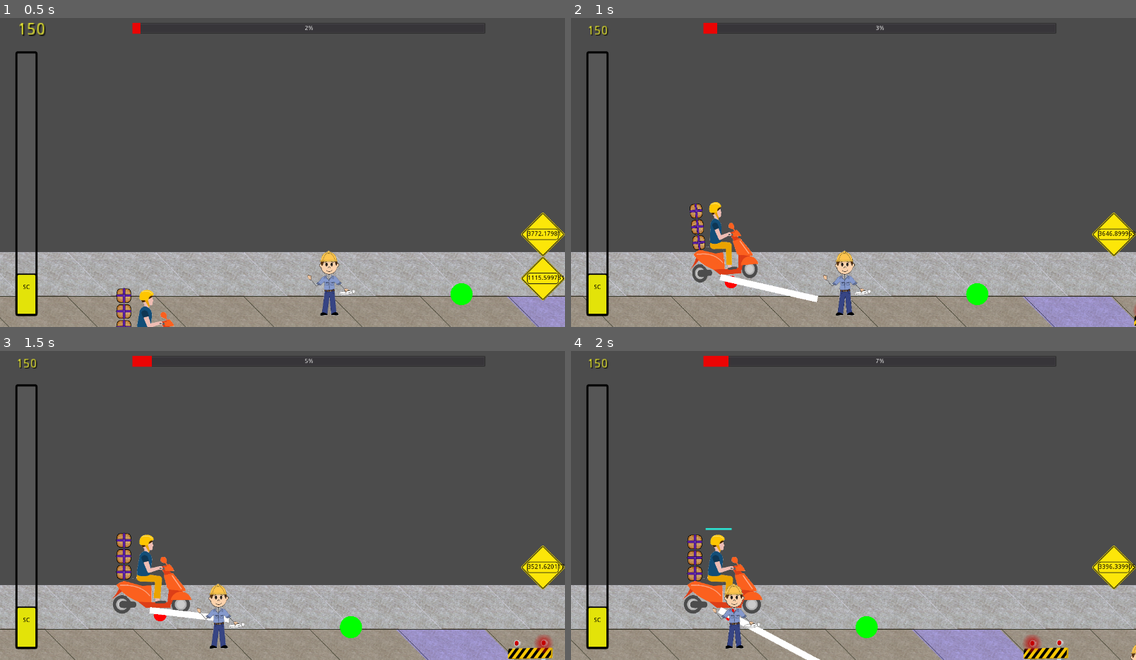
Above: before the commit, frames 1-4 (two rows, left to right).
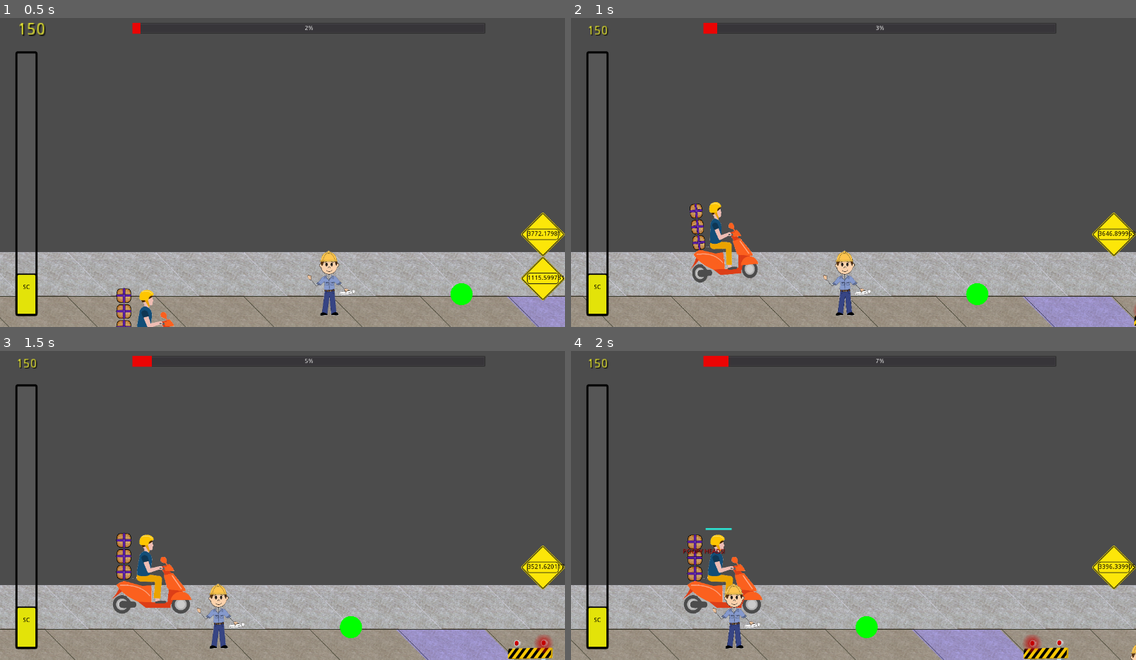
Above: after the commit, the same moments.

Repository: Anatolij-Grigorjev/MopedRebelGO
Game: Godot game, scene res://stages/test/test_stage.tscn
The game is run twice, just before and just after one commit, with the same random seed, the same clock (stepped at 60 frames per second) and the same inputs.
Inputs:
- Up to frame 1 (0.5 s): no input
- Up to frame 2 (1 s): hold W (swerve_up) from 0.53 s (still down); tap P (say_diss) at 0.6 s
- Up to frame 3 (1.5 s): keep holding W (swerve_up); tap O (diss_target_above) at 1.35 s
- Up to frame 4 (2 s): keep holding W (swerve_up); tap P (say_diss) at 1.55 s

Frame 1 is identical in both runs. In frame 2, 0.4% of the frame differs, in the area x 26-44%, y 82-93%; in frame 3, 0.3%; in frame 4, 0.4%, in the area x 19-45%, y 63-100%.
Error in both runs: Invalid get index '-1' (on base: 'Array'). (res://utils/logger.gd:103)

Commit message:
[WIP] redo diss aim for onscreen target reticule model

Diff:
--- a/game/project.godot
+++ b/game/project.godot
@@ -34,7 +34,7 @@
 "language": "GDScript",
 "path": "res://rebel/delivery_package.gd"
 }, {
-"base": "ColorRect",
+"base": "Sprite",
 "class": "DissAim",
 "language": "GDScript",
 "path": "res://rebel/diss_aim.gd"
--- a/game/rebel/diss_aim.gd
+++ b/game/rebel/diss_aim.gd
@@ -1,4 +1,4 @@
-extends ColorRect
+extends Sprite
 class_name DissAim
 """
 Visual indicator for aiming at a specific civilian.
@@ -6,15 +6,7 @@
 var Logger : Resource = preload("res://utils/logger.gd")
 
 
-export(float) var channel_width: float = 40
-
-
 onready var LOG: Logger = Logger.new(self)
-
-
-var _channel_start_node: Node2D
-var _channel_end_node: Node2D
-var _channel_present: bool = false
 
 
 func _ready() -> void:
@@ -23,53 +15,4 @@
 
 
 func _process(delta: float) -> void:
-	if (_channel_present):
-		#guard agains freed instances
-		if (not (is_instance_valid(_channel_end_node))):
-			return
-
-		var start := Vector2.ZERO
-		var global_pos := _channel_start_node.get_global_transform_with_canvas().get_origin()
-		var end := _channel_end_node.get_global_transform_with_canvas().get_origin()
-
-		var end_distance: float = end.x - global_pos.x
-		if (end_distance <= channel_width):
-			stop_channel()
-			return
-
-		rect_position = start
-		rect_size = Vector2(end.x - start.x, channel_width)
-		rect_rotation = rad2deg(end.angle_to(global_pos))
-		pass
-
-
-func stop_channel() -> void:
-	LOG.info("stop channel to {}!", [_channel_end_node.global_position])
-	_channel_present = false
-	_channel_start_node = null
-	_channel_end_node = null
-	rect_size = Vector2.ZERO
-
-
-"""
-Set start and end nodes to track for channel
-This initialized channel with current positions of the nodes and a desire
-to draw itself. Once the positions converge and the channel can no longer be drawn
-it will disable itself
-"""
-func start_channel_to(start: Node2D, end: Node2D) -> void:
-	_channel_start_node = start
-	_channel_end_node = end
-	_channel_present = true
-
-
-func is_channel_active() -> bool:
-	return _channel_present
-
-
-func channel_origin() -> Node2D:
-	return _channel_start_node
-
-
-func channel_target() -> Node2D:
-	return _channel_end_node
+	pass
--- a/game/rebel/diss_aim.tscn
+++ b/game/rebel/diss_aim.tscn
@@ -1,8 +1,8 @@
-[gd_scene load_steps=2 format=2]
+[gd_scene load_steps=3 format=2]
 
-[ext_resource path="res://rebel/diss_aim.gd" type="Script" id=1]
+[ext_resource path="res://gui/target_crosshair.png" type="Texture" id=1]
+[ext_resource path="res://rebel/diss_aim.gd" type="Script" id=2]
 
-[node name="DissChannel" type="ColorRect"]
-margin_right = 140.0
-margin_bottom = 25.0
-script = ExtResource( 1 )
+[node name="DissChannel" type="Sprite"]
+texture = ExtResource( 1 )
+script = ExtResource( 2 )
--- a/game/rebel/moped_rebel.gd
+++ b/game/rebel/moped_rebel.gd
@@ -28,7 +28,6 @@
 onready var input : InputProcessor = $InputProcessor
 onready var diss_position : Position2D = $DissPosition
 onready var diss_cooldown_bar: CooldownBar = $CooldownBar
-onready var diss_channel: DissAim = $DissChannel
 onready var nrt_travel_emitter : Particles2D = $NRTParticles
 
 
@@ -41,14 +40,9 @@
 	$AnimatedSprite/PackagesBundle.connect("delivery_package_thrown", self, "_on_PackagesBundle_delivery_package_thrown")
 	pass
 
-func _draw() -> void:
-	#draw circle at global pos
-	draw_circle(global_position, diss_channel.channel_width, Color.red)
-
 
 func _process(delta: float) -> void:
 
-	_process_diss_channel()
 	if (not _is_swerving
 		and not _is_crashing):
 		#get desired swerve direction
@@ -61,50 +55,18 @@
 			diss_cooldown_bar.start_cooldown(input.max_diss_colldown)
 			var new_diss := _build_diss_word()
 			#if no receiver present just curse at self
-			var diss_receiver := (
-				diss_channel.channel_target() if diss_channel.is_channel_active()
-				else self
-			)
+			var diss_receiver := self
 			emit_signal("diss_said", new_diss, diss_receiver)
 	move_and_slide(velocity)
 
 
-func _process_diss_channel() -> void:
-	var visible_dissable_citizens := []
-
-	if (not diss_channel.is_channel_active()):
-		visible_dissable_citizens = _get_onscreen_dissable_citizens()
-		if (visible_dissable_citizens):
-			diss_channel.start_channel_to(self, visible_dissable_citizens[0])
-	#at this point channel is active if there were citizens
-	if (diss_channel.is_channel_active()):
-		var change_target := input.process_change_diss_target()
-		if (change_target):
-			#if channel was active up to now we need to fetch citizens
-			if (not visible_dissable_citizens):
-				visible_dissable_citizens = _get_onscreen_dissable_citizens()
-			#skip processing change if only one dissable onscreen
-			if (visible_dissable_citizens.size() > 1):
-				_process_diss_channel_change_diss_target(change_target, visible_dissable_citizens)
-
-
-func _process_diss_channel_change_diss_target(change: int, visible_dissable_citizens: Array) -> void:
-	visible_dissable_citizens.sort_custom(Helpers, "sort_nodes_global_y")
-	var current_idx := visible_dissable_citizens.find(diss_channel.channel_target())
-	var changed_idx := wrapi(current_idx + change, 0, visible_dissable_citizens.size())
-	diss_channel.start_channel_to(self, visible_dissable_citizens[changed_idx])
-
-
 func _get_onscreen_dissable_citizens() -> Array:
 	var onscreen_dissables : Array = []
-	var channel_end_x := global_position.x + diss_channel.channel_width
 	for dissable in get_tree().get_nodes_in_group(C.GROUP_DISSABLES):
 		var citizen : CitizenRoadBlock = dissable as CitizenRoadBlock
 		if (
 			#citizen not so far to be ofscreen
 			citizen.visibility_controller.is_on_screen()
-			#citizen still far enough away to diss
-			and citizen.global_position.x > channel_end_x
 		):
 			onscreen_dissables.append(citizen)
 
--- a/game/rebel/moped_rebel.tscn
+++ b/game/rebel/moped_rebel.tscn
@@ -8,7 +8,6 @@
 [ext_resource path="res://rebel/packages_bundle.tscn" type="PackedScene" id=6]
 [ext_resource path="res://rebel/obstacle_detector.gd" type="Script" id=7]
 [ext_resource path="res://rebel/cooldown_bar.tscn" type="PackedScene" id=8]
-[ext_resource path="res://rebel/diss_aim.tscn" type="PackedScene" id=9]
 
 [sub_resource type="SpriteFrames" id=1]
 animations = [ {
@@ -265,6 +264,4 @@
 
 [node name="CooldownBar" parent="." instance=ExtResource( 8 )]
 position = Vector2( -100, -500 )
-
-[node name="DissChannel" parent="." instance=ExtResource( 9 )]
 [connection signal="area_entered" from="AngerDetector" to="." method="_on_AngerDetector_area_entered"]
--- a/game/stages/test/test_stage.tscn
+++ b/game/stages/test/test_stage.tscn
@@ -84,7 +84,11 @@
 scale = Vector2( 0.5, 0.5 )
 
 [node name="WhiteWorker4" parent="Citizens" instance=ExtResource( 7 )]
-position = Vector2( 3338.92, 62.8936 )
+position = Vector2( 3338.92, 141.904 )
+scale = Vector2( 0.5, 0.5 )
+
+[node name="WhiteWorker5" parent="Citizens" instance=ExtResource( 7 )]
+position = Vector2( 4350.25, 252.518 )
 scale = Vector2( 0.5, 0.5 )
 
 [node name="MopedRebel" parent="." instance=ExtResource( 8 )]
Binary file added: game/gui/target_crosshair.png
Not shown, added: game/gui/target_crosshair.png.import
Not shown: 1 places in game/rebel/moped_rebel.tscn that only renumber resources
Not shown, changed: assets/workspace/target_reticule.xcf
